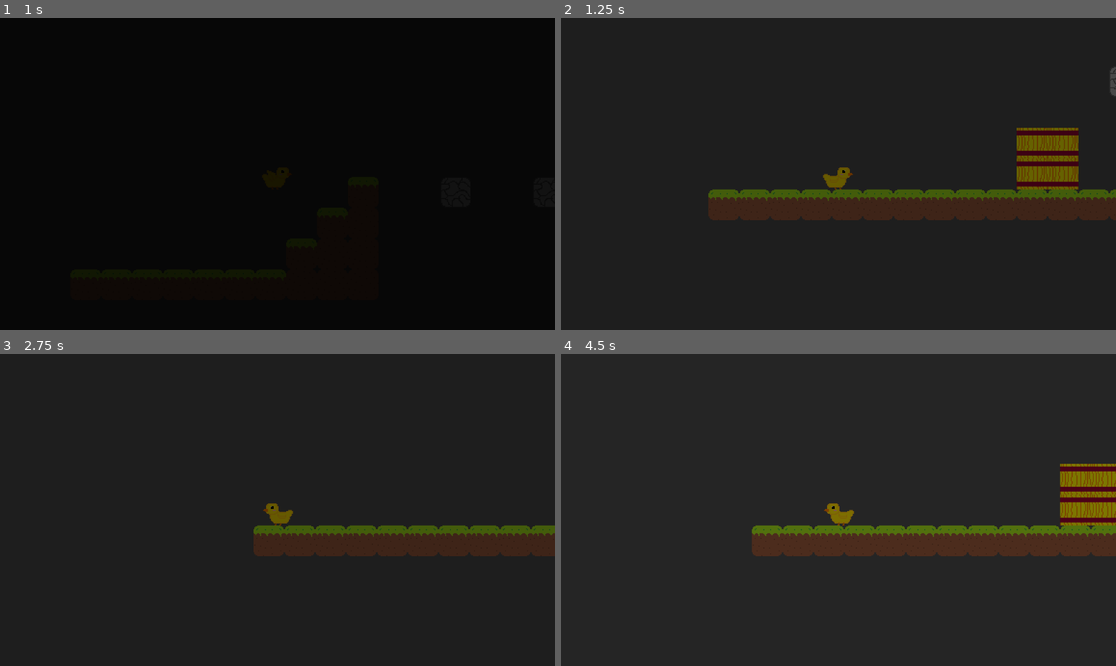
Above: before the commit, frames 1-4 (two rows, left to right).
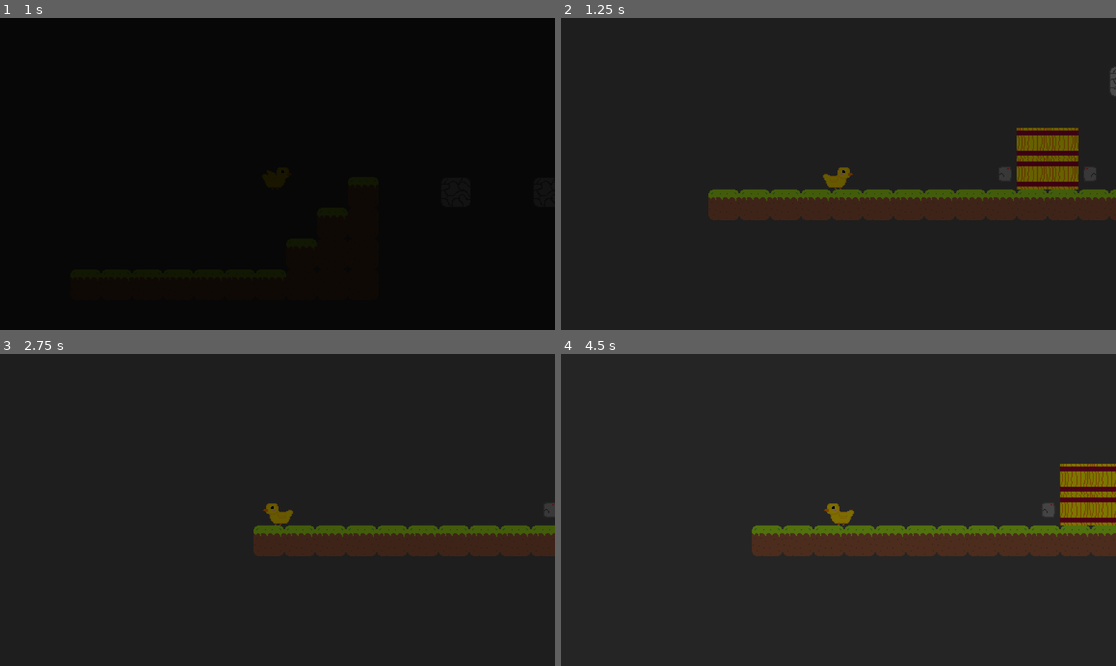
Above: after the commit, the same moments.

Repository: coreypowerdejong/bird-again
Game: Godot game, scene res://main.tscn
Same seed, same stepped clock (60 frames per second), same inputs: the game is played once before the commit and once after it.
Inputs:
- Up to frame 1 (1 s): tap Enter (ui_accept) at 0.5, 0.77 s; hold Right (ui_right) from 0.53 s (still down); hold F (next_level) from 0.53 s (still down)
- Up to frame 2 (1.25 s): keep holding Right (ui_right); keep holding F (next_level)
- Up to frame 3 (2.75 s): release F (next_level) at 1.28 s; tap F (next_level) at 1.35 s; tap Enter (ui_accept) at 1.52 s; release Right (ui_right) at 2.03 s; hold Left (ui_left) from 2.03 s (still down); hold F (next_level) from 2.03 s (still down)
- Up to frame 4 (4.5 s): release Left (ui_left) at 2.78 s; release F (next_level) at 2.78 s; hold Right (ui_right) 2.78-4.28 s; tap F (next_level) at 2.85, 4.35 s; tap Enter (ui_accept) at 3.02, 3.77 s; hold F (next_level) 3.53-4.28 s; hold Left (ui_left) from 4.28 s (still down)

Frame 1 is identical in both runs. In frame 2, 0.2% of the frame differs, in the area x 78-97%, y 47-53%; in frame 3, less than 0.1%; in frame 4, less than 0.1%.

Commit message:
Add fireball and a launcher for both directions.

Diff:
--- a/levels/level_2.tscn
+++ b/levels/level_2.tscn
@@ -3,5 +3,5 @@
 [ext_resource type="TileSet" uid="uid://b5lgbo7a8ddp5" path="res://levels/tileset.tres" id="1_mi4ay"]
 
 [node name="Level2" type="TileMapLayer"]
-tile_map_data = PackedByteArray("AAAAABAAAQABAAAAAAABABAAAQA …(320 unchanged characters)… EAAAAAAANAAwAAQADAAAAAAACAA8AAgAAAAAAAQA=")
+tile_map_data = PackedByteArray("AAAAABAAAQABAAAAAAABABAAAQA …(320 unchanged characters)… EAAAAAAANAAwAAQADAAAAAAACAA8AAgAAAAAAAQAJAA8AAgAAAAAAAwAMAA8AAgAAAAAABAA=")
 tile_set = ExtResource("1_mi4ay")
--- a/levels/tileset.tres
+++ b/levels/tileset.tres
@@ -1,7 +1,9 @@
-[gd_resource type="TileSet" load_steps=5 format=3 uid="uid://b5lgbo7a8ddp5"]
+[gd_resource type="TileSet" load_steps=7 format=3 uid="uid://b5lgbo7a8ddp5"]
 
 [ext_resource type="Texture2D" uid="uid://bbvsxfqfa3evv" path="res://Terrain.png" id="1_be4ft"]
 [ext_resource type="PackedScene" uid="uid://cmenpqaia4jvr" path="res://player/player.tscn" id="2_t8ifc"]
+[ext_resource type="PackedScene" uid="uid://cqbofneubb0th" path="res://tile_scenes/fireball_launcher/left_launcher.tscn" id="4_nps8k"]
+[ext_resource type="PackedScene" uid="uid://cj8dmmhqhc32v" path="res://tile_scenes/fireball_launcher/right_launcher.tscn" id="5_brfn1"]
 
 [sub_resource type="TileSetAtlasSource" id="TileSetAtlasSource_bt44k"]
 resource_name = "Terrain"
@@ -24,6 +26,8 @@
 [sub_resource type="TileSetScenesCollectionSource" id="TileSetScenesCollectionSource_0tc62"]
 resource_name = "Scenes"
 scenes/1/scene = ExtResource("2_t8ifc")
+scenes/3/scene = ExtResource("4_nps8k")
+scenes/4/scene = ExtResource("5_brfn1")
 
 [resource]
 tile_size = Vector2i(32, 32)
--- /dev/null
+++ b/moving_hazards/fireball/fireball.gd
@@ -0,0 +1,26 @@
+extends AnimatedSprite2D
+
+var right: bool = true
+const SPEED = 200
+
+# Called when the node enters the scene tree for the first time.
+func _ready():
+	play("default")
+
+func flip(t_right):
+	right = t_right
+	if right:
+		flip_h = true
+
+# Called every frame. 'delta' is the elapsed time since the previous frame.
+func _process(delta):
+	var dir = 1 if right else -1
+	position.x += dir * delta * SPEED
+
+
+func _on_area_2d_body_entered(body):
+	queue_free()
+
+
+func _on_visible_on_screen_notifier_2d_screen_exited():
+	queue_free()
--- /dev/null
+++ b/moving_hazards/fireball/fireball.tscn
@@ -0,0 +1,47 @@
+[gd_scene load_steps=7 format=3 uid="uid://bm5h7277n62hc"]
+
+[ext_resource type="Texture2D" uid="uid://bbvsxfqfa3evv" path="res://Terrain.png" id="1_2a4he"]
+[ext_resource type="Script" uid="uid://bqh70fu70lxil" path="res://moving_hazards/fireball/fireball.gd" id="2_d80a5"]
+
+[sub_resource type="AtlasTexture" id="AtlasTexture_d80a5"]
+atlas = ExtResource("1_2a4he")
+region = Rect2(320, 0, 32, 32)
+
+[sub_resource type="AtlasTexture" id="AtlasTexture_w4nm6"]
+atlas = ExtResource("1_2a4he")
+region = Rect2(352, 0, 32, 32)
+
+[sub_resource type="SpriteFrames" id="SpriteFrames_pisq7"]
+animations = [{
+"frames": [{
+"duration": 1.0,
+"texture": SubResource("AtlasTexture_d80a5")
+}, {
+"duration": 1.0,
+"texture": SubResource("AtlasTexture_w4nm6")
+}],
+"loop": true,
+"name": &"default",
+"speed": 5.0
+}]
+
+[sub_resource type="CapsuleShape2D" id="CapsuleShape2D_2a4he"]
+radius = 7.0
+height = 18.0
+
+[node name="Fireball" type="AnimatedSprite2D"]
+sprite_frames = SubResource("SpriteFrames_pisq7")
+frame = 1
+frame_progress = 0.113063
+script = ExtResource("2_d80a5")
+
+[node name="Area2D" type="Area2D" parent="."]
+
+[node name="CollisionShape2D" type="CollisionShape2D" parent="Area2D"]
+rotation = 1.5708
+shape = SubResource("CapsuleShape2D_2a4he")
+
+[node name="VisibleOnScreenNotifier2D" type="VisibleOnScreenNotifier2D" parent="."]
+
+[connection signal="body_entered" from="Area2D" to="." method="_on_area_2d_body_entered"]
+[connection signal="screen_exited" from="VisibleOnScreenNotifier2D" to="." method="_on_visible_on_screen_notifier_2d_screen_exited"]
--- /dev/null
+++ b/tile_scenes/fireball_launcher/fireball_launcher.gd
@@ -0,0 +1,32 @@
+extends AnimatedSprite2D
+
+const FIREBALL = preload("res://moving_hazards/fireball/fireball.tscn")
+
+var right: bool = false
+
+# Called when the node enters the scene tree for the first time.
+func _ready():
+	pass # Replace with function body.
+
+
+# Called every frame. 'delta' is the elapsed time since the previous frame.
+func _process(delta):
+	pass
+
+func flip(t_right: bool):
+	right = t_right
+	if right:
+		flip_h = true
+
+func fire():
+	var fireball = FIREBALL.instantiate()
+	add_child(fireball)
+	fireball.flip(right)
+
+func _on_timer_timeout():
+	var tween = get_tree().create_tween()
+	tween.tween_callback(play.bind("fire"))
+	tween.tween_interval(0.2)
+	tween.tween_callback(fire)
+	tween.tween_interval(0.3)
+	tween.tween_callback(play.bind("default"))
--- /dev/null
+++ b/tile_scenes/fireball_launcher/fireball_launcher.tscn
@@ -0,0 +1,40 @@
+[gd_scene load_steps=6 format=3 uid="uid://fvi55ywablki"]
+
+[ext_resource type="Texture2D" uid="uid://bbvsxfqfa3evv" path="res://Terrain.png" id="1_mvtfa"]
+[ext_resource type="Script" uid="uid://ivo2iduwk32x" path="res://tile_scenes/fireball_launcher/fireball_launcher.gd" id="2_kucix"]
+
+[sub_resource type="AtlasTexture" id="AtlasTexture_kucix"]
+atlas = ExtResource("1_mvtfa")
+region = Rect2(256, 0, 32, 32)
+
+[sub_resource type="AtlasTexture" id="AtlasTexture_n1a2c"]
+atlas = ExtResource("1_mvtfa")
+region = Rect2(288, 0, 32, 32)
+
+[sub_resource type="SpriteFrames" id="SpriteFrames_6ph5f"]
+animations = [{
+"frames": [{
+"duration": 1.0,
+"texture": SubResource("AtlasTexture_kucix")
+}],
+"loop": true,
+"name": &"default",
+"speed": 5.0
+}, {
+"frames": [{
+"duration": 1.0,
+"texture": SubResource("AtlasTexture_n1a2c")
+}],
+"loop": true,
+"name": &"fire",
+"speed": 5.0
+}]
+
+[node name="FireballLauncher" type="AnimatedSprite2D"]
+sprite_frames = SubResource("SpriteFrames_6ph5f")
+script = ExtResource("2_kucix")
+
+[node name="Timer" type="Timer" parent="."]
+autostart = true
+
+[connection signal="timeout" from="Timer" to="." method="_on_timer_timeout"]
--- /dev/null
+++ b/tile_scenes/fireball_launcher/left_launcher.gd
@@ -0,0 +1,11 @@
+extends Node2D
+
+# Called when the node enters the scene tree for the first time.
+func _ready():
+	pass
+
+
+
+# Called every frame. 'delta' is the elapsed time since the previous frame.
+func _process(delta):
+	pass
--- /dev/null
+++ b/tile_scenes/fireball_launcher/left_launcher.tscn
@@ -0,0 +1,9 @@
+[gd_scene load_steps=3 format=3 uid="uid://cqbofneubb0th"]
+
+[ext_resource type="Script" uid="uid://c5qtxxiqmyapc" path="res://tile_scenes/fireball_launcher/left_launcher.gd" id="1_n2ely"]
+[ext_resource type="PackedScene" uid="uid://fvi55ywablki" path="res://tile_scenes/fireball_launcher/fireball_launcher.tscn" id="2_kug7y"]
+
+[node name="LeftLauncher" type="Node2D"]
+script = ExtResource("1_n2ely")
+
+[node name="FireballLauncher" parent="." instance=ExtResource("2_kug7y")]
--- /dev/null
+++ b/tile_scenes/fireball_launcher/right_launcher.gd
@@ -0,0 +1,15 @@
+extends Node2D
+
+var right = true
+
+# Called when the node enters the scene tree for the first time.
+func _ready():
+	var launcher = $FireballLauncher
+	launcher.flip(right)
+	add_child(launcher)
+
+
+
+# Called every frame. 'delta' is the elapsed time since the previous frame.
+func _process(delta):
+	pass
--- /dev/null
+++ b/tile_scenes/fireball_launcher/right_launcher.tscn
@@ -0,0 +1,10 @@
+[gd_scene load_steps=3 format=3 uid="uid://cj8dmmhqhc32v"]
+
+[ext_resource type="Script" uid="uid://bwo7cljs5ggt2" path="res://tile_scenes/fireball_launcher/right_launcher.gd" id="1_uwmpn"]
+[ext_resource type="PackedScene" uid="uid://fvi55ywablki" path="res://tile_scenes/fireball_launcher/fireball_launcher.tscn" id="2_1royi"]
+
+[node name="RightLauncher" type="Node2D"]
+script = ExtResource("1_uwmpn")
+
+[node name="FireballLauncher" parent="." instance=ExtResource("2_1royi")]
+flip_h = true
Not shown, added: moving_hazards/fireball/fireball.gd.uid
Not shown, added: tile_scenes/fireball_launcher/fireball_launcher.gd.uid
Not shown, added: tile_scenes/fireball_launcher/left_launcher.gd.uid
Not shown, added: tile_scenes/fireball_launcher/right_launcher.gd.uid
